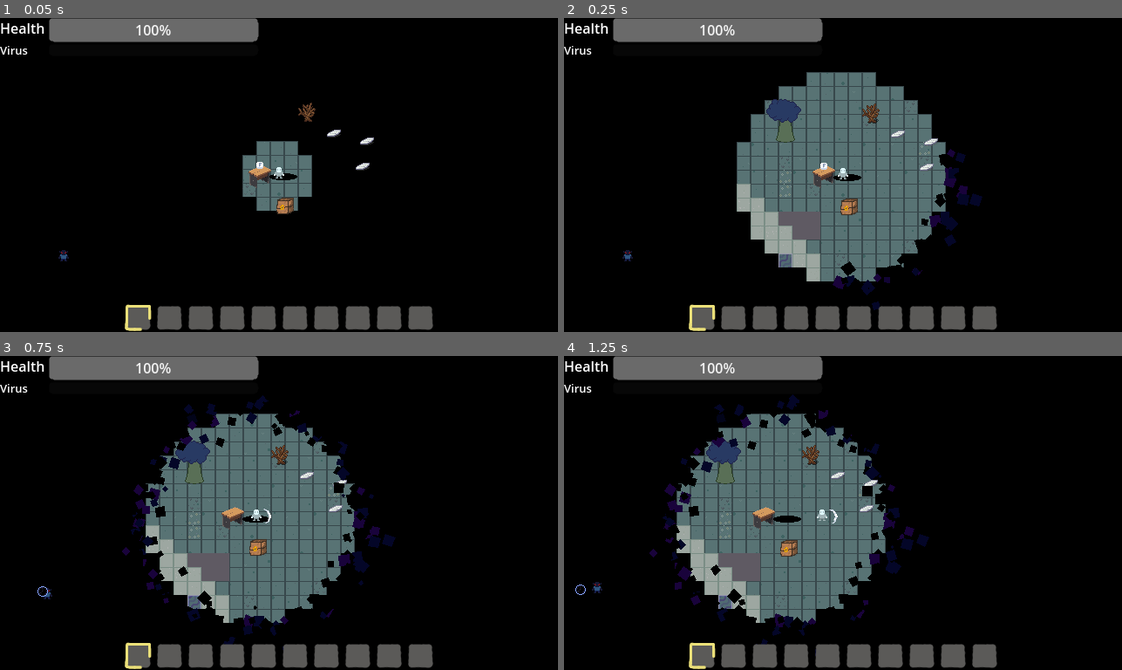
Above: before the commit, frames 1-4 (two rows, left to right).
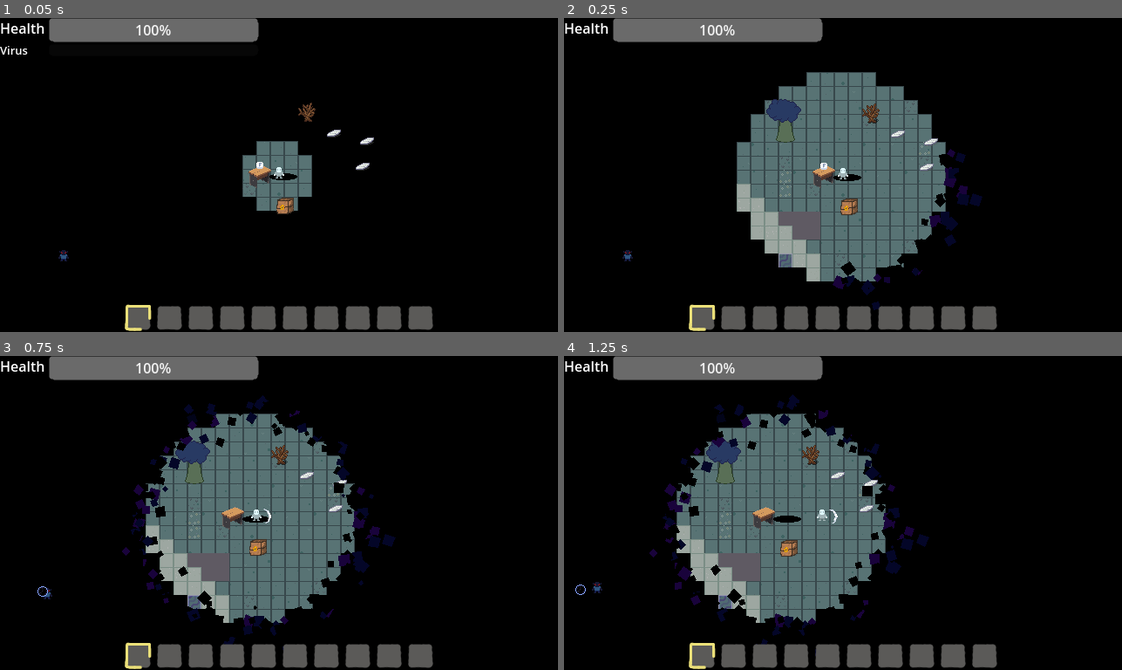
Above: after the commit, the same moments.

Repository: TimoRoggel/EverDark
Game: Godot game, scene res://scenes/levels/world.tscn
Same seed, same stepped clock (60 frames per second), same inputs: the game is played once before the commit and once after it.
Inputs (mouse positions are in pixels of both pictures, inside the frame that each line leads up to):
- Up to frame 1 (0.05 s): no input
- Up to frame 2 (0.25 s): no input
- Up to frame 3 (0.75 s): tap Enter at 0.5 s; move the mouse to (401, 497) at 0.52 s; press the mouse at (401, 497) at 0.53 s; hold D (right) from 0.53 s (still down)
- Up to frame 4 (1.25 s): keep holding D (right)

Frame 1 is identical in both runs. In frame 2, less than 0.1% of the frame differs, in the area x 0-5%, y 8-12%; in frame 3, less than 0.1%; in frame 4, less than 0.1%.

Commit message:
minor merge issue fixes

Diff:
--- a/scenes/characters/player.tscn
+++ b/scenes/characters/player.tscn
@@ -19,14 +19,13 @@
 [ext_resource type="Script" uid="uid://c0jl7340jmrnc" path="res://scripts/components/block_component.gd" id="17_d6tgn"]
 [ext_resource type="Resource" uid="uid://bbtl2icahexun" path="res://resources/attacks/player_default_attack.tres" id="17_kmyvj"]
 [ext_resource type="PackedScene" uid="uid://bn1esnd74d0hh" path="res://UI/pause_menu.tscn" id="18_d6tgn"]
-[ext_resource type="Script" uid="uid://ckc36i68yr744" path="res://scripts/components/everdark_damage_component.gd" id="19_inhyd"]
-[ext_resource type="Script" path="res://scenes/characters/hotbar_container.gd" id="20_eir2k"]
 [ext_resource type="Script" uid="uid://chbvt1cpvl4ve" path="res://scripts/components/lumin_placement_component.gd" id="18_kmyvj"]
 [ext_resource type="Script" uid="uid://xmaoi8lc7blu" path="res://scripts/components/knockback_component.gd" id="19_inhyd"]
 [ext_resource type="Script" uid="uid://mx2o6js1ifk6" path="res://scripts/components/everdark_compute_component.gd" id="19_o6auj"]
 [ext_resource type="Resource" uid="uid://ceh6jav0wnpjx" path="res://resources/entities/test_entity.tres" id="20_dm10o"]
 [ext_resource type="Script" uid="uid://c54jhhrackwfy" path="res://scenes/characters/hotbar_container.gd" id="20_eir2k"]
 [ext_resource type="PackedScene" uid="uid://beguyjw3ooy0v" path="res://UI/hud.tscn" id="20_kmyvj"]
+[ext_resource type="Script" uid="uid://ckc36i68yr744" path="res://scripts/components/everdark_damage_component.gd" id="21_tswxa"]
 [ext_resource type="PackedScene" uid="uid://bcg10wp7uqawx" path="res://scenes/lore_system/lore_note_screen.tscn" id="23_inhyd"]
 [ext_resource type="Script" uid="uid://chjcoikfv18ob" path="res://scripts/tools/entity_spawner.gd" id="24_wqk1x"]
 
@@ -119,10 +118,6 @@
 [node name="lumin_placement" type="Node2D" parent="components"]
 script = ExtResource("18_kmyvj")
 
-[node name="everdark_damage" type="Node2D" parent="components"]
-script = ExtResource("19_inhyd")
-metadata/_custom_type_script = "uid://ckc36i68yr744"
-
 [node name="knockback" type="Node2D" parent="components"]
 script = ExtResource("19_inhyd")
 metadata/_custom_type_script = "uid://xmaoi8lc7blu"
@@ -131,6 +126,10 @@
 script = ExtResource("19_o6auj")
 affected_sprite = NodePath("../../sprite")
 metadata/_custom_type_script = "uid://mx2o6js1ifk6"
+
+[node name="everdark_damage" type="Node2D" parent="components"]
+script = ExtResource("21_tswxa")
+metadata/_custom_type_script = "uid://ckc36i68yr744"
 
 [node name="camera" type="Camera2D" parent="."]
 offset = Vector2(0, -4)
--- a/scripts/tools/entity_spawner.gd
+++ b/scripts/tools/entity_spawner.gd
@@ -69,7 +69,6 @@
 
 func restart_timer() -> void:
 	spawn_timer.start(GameManager.get_randomized_value(get_spawn_rate(), randomness))
-	print(get_spawn_rate())
 
 func get_spawn_rate() -> float:
 	return pow(0.001, global_position.length() / max_spawn_distance) * min_spawn_rate
